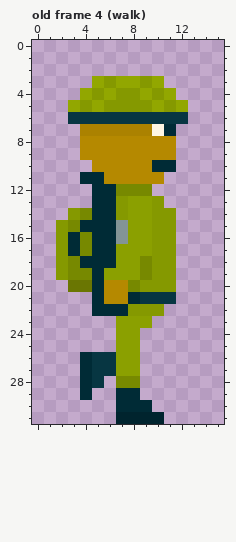
Pixel-art file, stored at Visitant/Assets/Sprites/military guypv.aseprite. The picture above is the old version.
16x32 pixels, 10 frames. Colours within 5 levels of each other are drawn and written as one. Shown: old frame 4 (walk). The commit also changed other frames, which this record leaves out.
Now the later version:
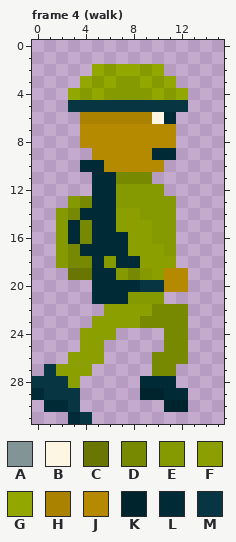
Palette (. is transparent): A #839496  B #fdf6e3  C #6a7602  D #778900  E #859900  F #8ba000  G #92a700  H #ab8200  J #b58900  K #00242e  L #002b36  M #073642
A new or re-ordered frame is compared with the old frame closest to it.
Change:
frames 10 -> 13
Changed rows in their new state; - is an unchanged pixel.
Frame 4 (walk) is new; against old frame 4 (walk):
first column x 0:
 2 -----GEGGEG--
 3 ----GEGEEGEG-
 4 ---GEGE--EGEG
 5 ---MMMMMMMMMM
 6 ---.HHHHHHBL.
 7 ----JJJJJJJJ-
 9 ----.-----LL-
10 ----LL----J.-
11 ----.-LDDD.--
12 -------EEEE--
13 ---ED---EE-E-
14 --EDL--F-E---
15 ---LD--F-----
16 -------L-----
17 ---DL--L--F--
18 ----D-ELLFFF-
19 --.CC-LEDEFJJ
20 ---..-LLLMMJJ
21 ------LLEEE.-
22 -----.FFFFDDD
23 -----FF--DDDD
24 ----FFF..--DD
25 ----FF-..--DD
26 ---FFF...-DDD
27 -MFFF....-DD-
28 MMMF..-..LLL-
29 LMMM.--..KKLL
30 -LLM---...-KK
31 ---LM--....--
Boxes around the changes in both pictures, in picture pixels (x1, y1, x2, y2):
changed: (32, 64, 188, 424)
